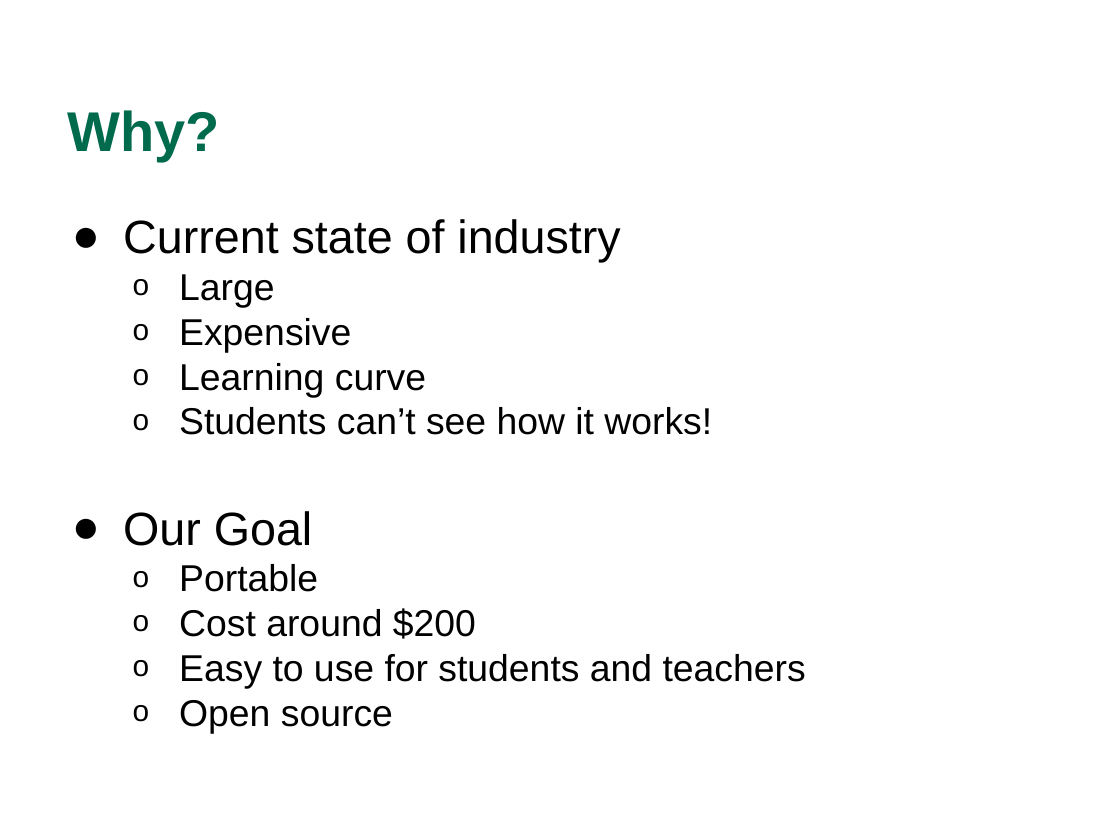
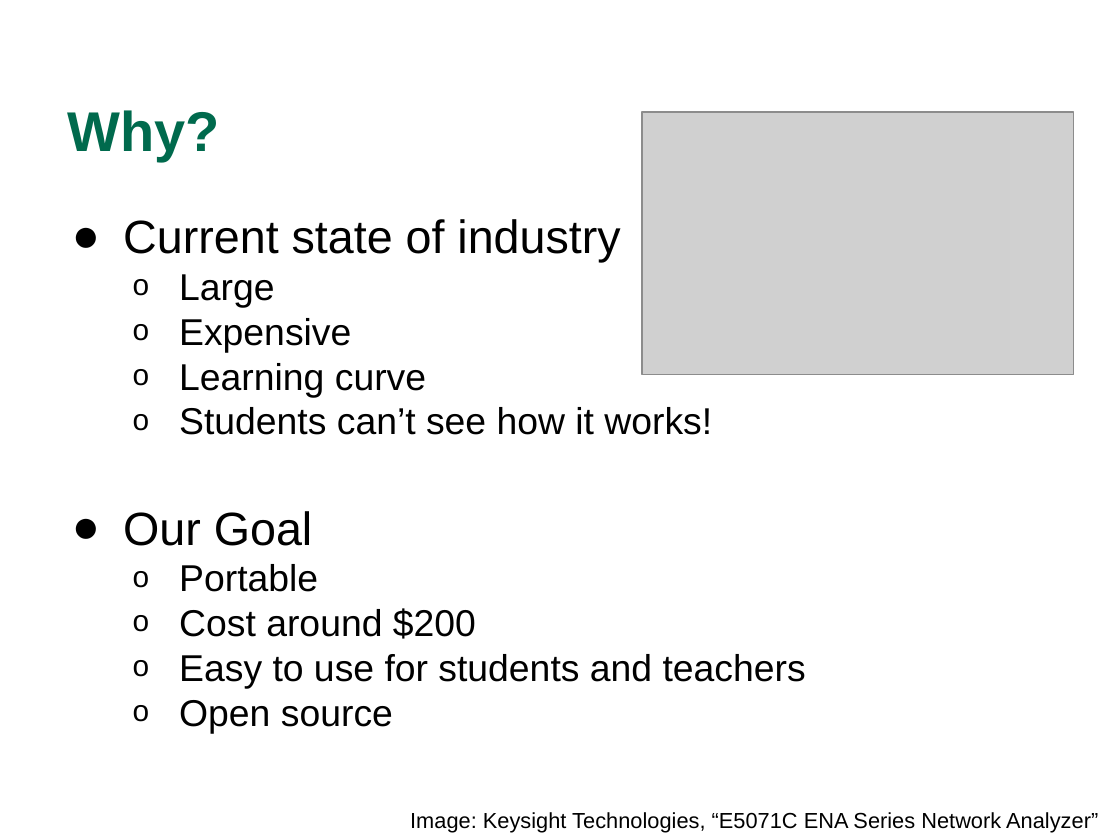
Before and after one commit to WCP52/docs, a slide deck: slide 5 of official/intpres/WCP52 Gain-Phase Interim Presentation.pptx. Drawn at 1120x840 pixels with LibreOffice and Linux fonts; fonts in the diff are those of the drawing; grey boxes stand for pictures. Boxes give left, top, right and bottom in pixels: in the first picture for what was removed or moved away, otherwise in the second. Text is boxed around its words. In the diff, an @@ line names an element or a change of style, - is before the commit and + after.

```diff
--- a/official/intpres/WCP52 Gain-Phase Interim Presentation.pptx
+++ b/official/intpres/WCP52 Gain-Phase Interim Presentation.pptx
@@ picture added at [642, 112, 1073, 375] @@
@@ text added at [410, 812, 1098, 833], 14 pt, text #000000 @@
+Image: Keysight Technologies, “E5071C ENA Series Network Analyzer”
```
Also in this commit, not shown: 4 other slides changed, 2 other files.
